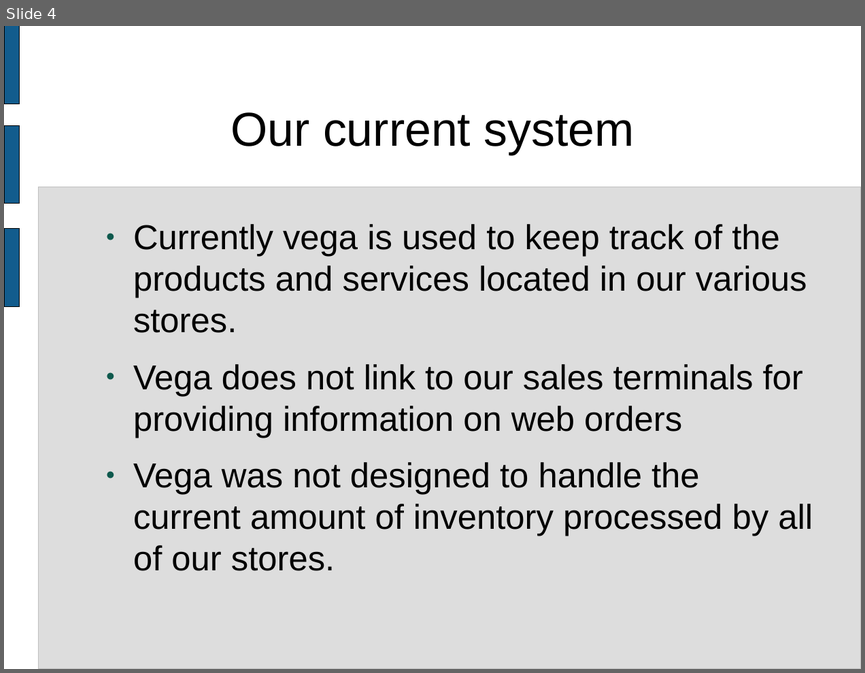
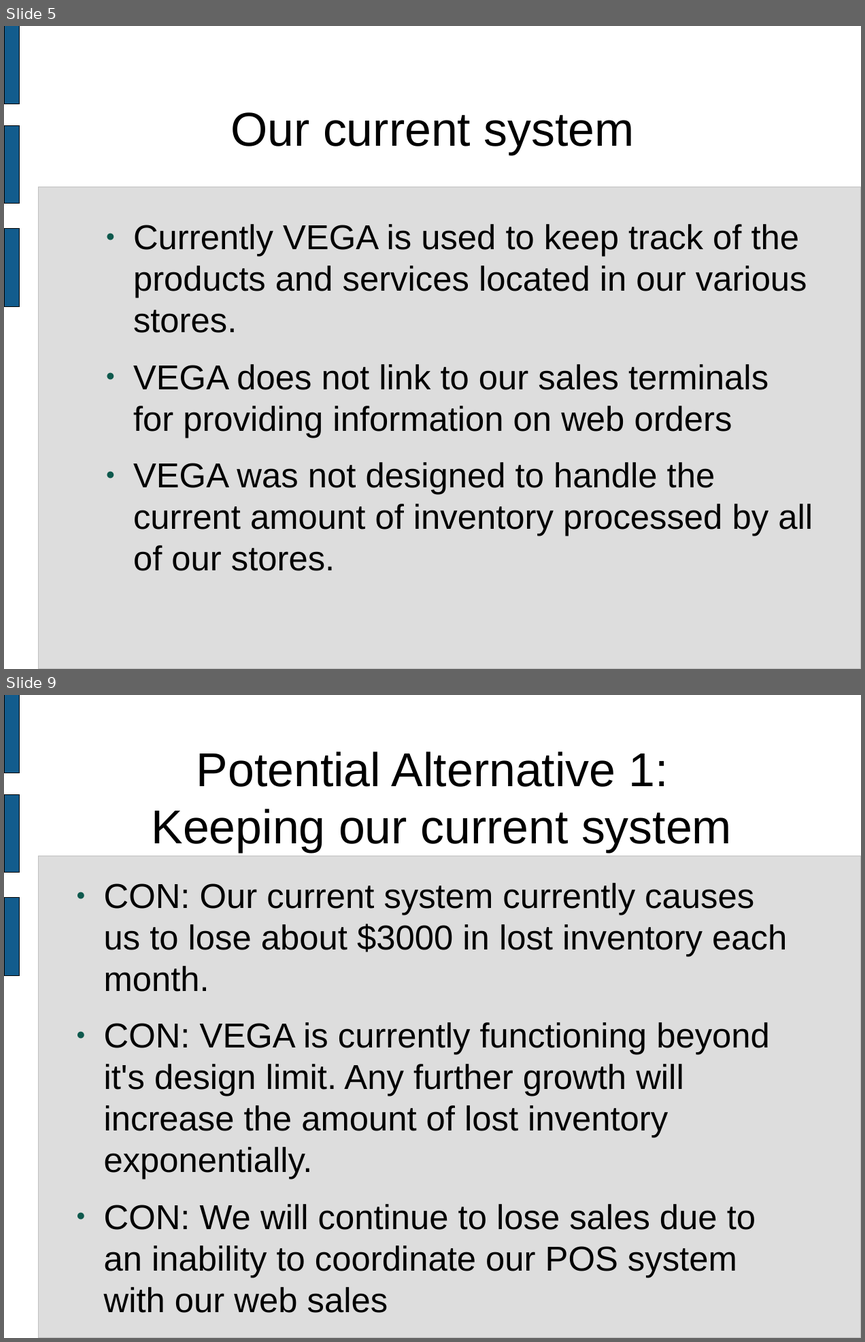
Before and after one commit to wgrand08/tether, a slide deck: trunk/schoolwork/final_presentation.odp. Shown one above the other, each under a label of ours: slide 4 before the commit, slides 5 and 9 after it; the slides between them are not shown. The pictures are 865x673 and 865x1342 pixels, drawn with LibreOffice and Linux fonts; fonts in the diff are those of the drawing. Boxes give left, top, right and bottom in pixels: in the first picture for what was removed or moved away, otherwise in the second. Text is boxed around its words. In the diff, an @@ line names an element or a change of style, - is before the commit and + after.

```diff
--- a/trunk/schoolwork/final_presentation.odp
+++ b/trunk/schoolwork/final_presentation.odp
@@ slide 9 added at <box>4,695,861,1338</box>, background #FFFFFF; not listed: 4 template elements that a slide beside it also shows @@
@@ title added at <box>152,751,732,852</box>, 44 pt, text #000000 @@
+Potential Alternative 1:
+Keeping our current system
@@ text added at <box>104,883,787,1312</box>, 32 pt, text #000000 @@
+● CON: Our current system currently causes us to lose about $3000 in lost inventory each month.
+● CON: VEGA is currently functioning beyond it's design limit. Any further growth will increase the amount of lost inventory exponentially.
+● CON: We will continue to lose sales due to an inability to coordinate our POS system with our web sales
@@ what was slide 4 is now slide 5 @@
@@ slide 5 changed as well @@
@@ text at <box>133,224,813,571</box>: text changed @@
-● Currently vega is used to keep track of the products and services located in our various stores.
-● Vega does not link to our sales terminals for providing information on web orders
-● Vega was not designed to handle the current amount of inventory processed by all of our stores.
+● Currently VEGA is used to keep track of the products and services located in our various stores.
+● VEGA does not link to our sales terminals for providing information on web orders
+● VEGA was not designed to handle the current amount of inventory processed by all of our stores.
```
Also in this commit, not shown: 4 other slides changed, 6 other slides added, 2 slides removed, 1 other file.
